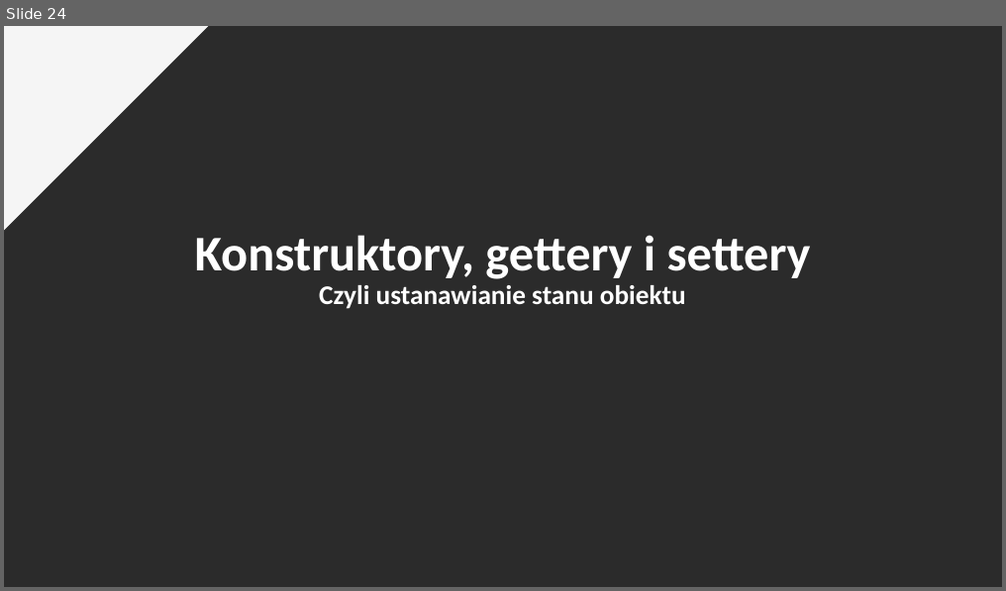
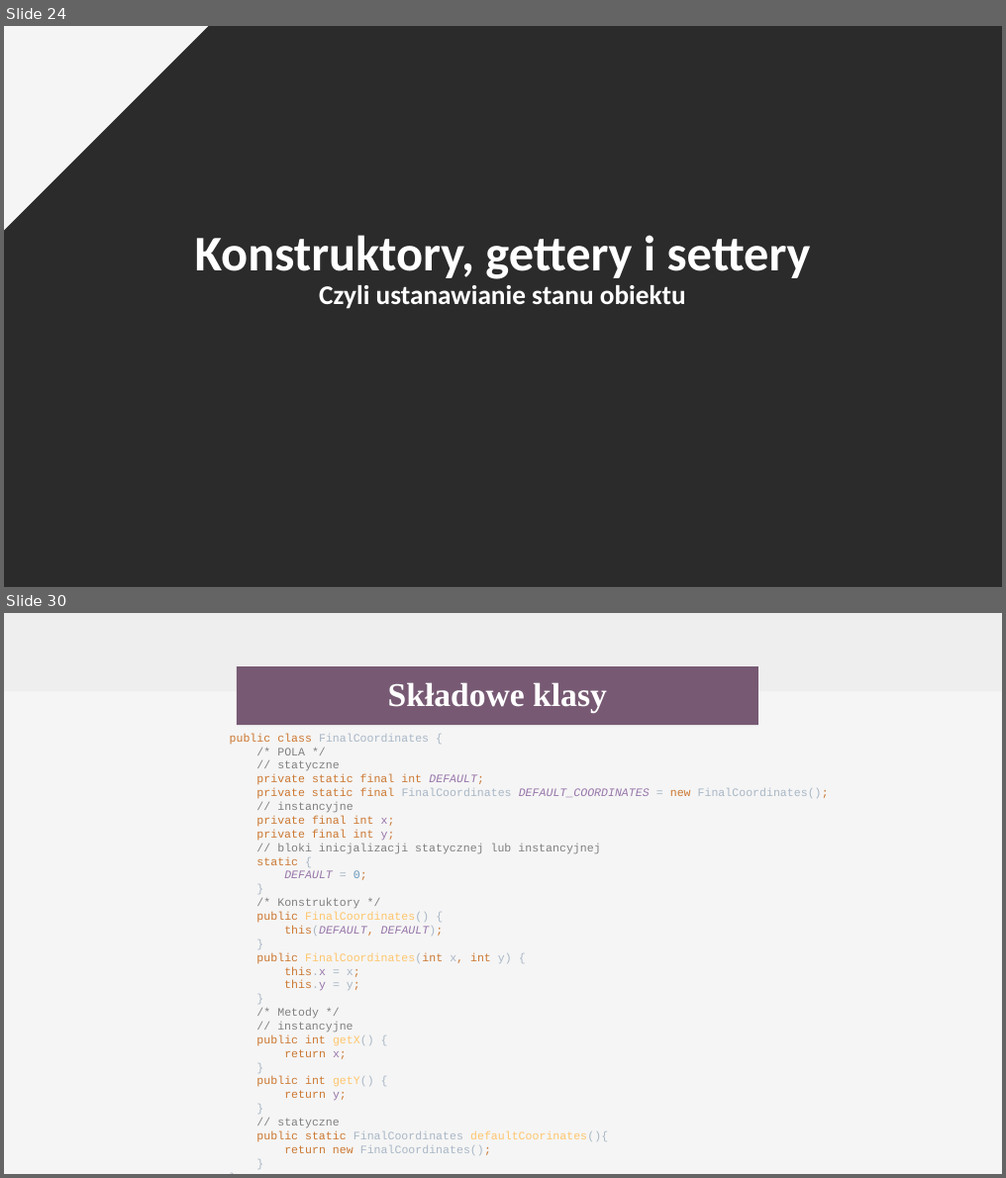
Before and after one commit to testuser-design/TESTwro8_Podstawy_programowania, a slide deck: Wstęp do programowania 20200718.odp. Shown one above the other, each under a label of ours: slide 24 before the commit, slides 24 and 30 after it; the slides between them are not shown. The pictures are 1006x591 and 1006x1178 pixels, drawn with LibreOffice and Linux fonts; fonts in the diff are those of the drawing; background and template pictures are left out; a plain dark background stands for a picture behind light text. Boxes give left, top, right and bottom in pixels: in the first picture for what was removed or moved away, otherwise in the second. Text is boxed around its words. In the diff, an @@ line names an element or a change of style, - is before the commit and + after.

```diff
--- a/Wstęp do programowania 20200718.odp
+++ b/Wstęp do programowania 20200718.odp
@@ slide 30 added at (4, 613, 1002, 1174), background #F5F5F5 @@
@@ rectangle added at (4, 613, 1002, 691), fill #EEEEEE @@
@@ rectangle added at (237, 666, 758, 725), fill #775973, 32 pt, text #FFFFFF, bold @@
+Składowe klasy
@@ text added at (230, 734, 829, 1156), 11 pt, text #CC7832 @@
+public class FinalCoordinates {
+/* POLA */
+// statyczne
+private static final int DEFAULT;
+private static final FinalCoordinates DEFAULT_COORDINATES = new FinalCoordinates();
+// instancyjne
+private final int x;
+private final int y;
+// bloki inicjalizacji statycznej lub instancyjnej
+static {
+DEFAULT = 0;
+}
+/* Konstruktory */
+public FinalCoordinates() {
+this(DEFAULT, DEFAULT);
+}
+public FinalCoordinates(int x, int y) {
+this.x = x;
+this.y = y;
+}
+/* Metody */
+// instancyjne
+public int getX() {
+return x;
+}
+public int getY() {
+return y;
+}
+// statyczne
+public static FinalCoordinates defaultCoorinates(){
+return new FinalCoordinates();
+}
+}
```
Also in this commit, not shown: 1 slide changed, 7 other slides added.
